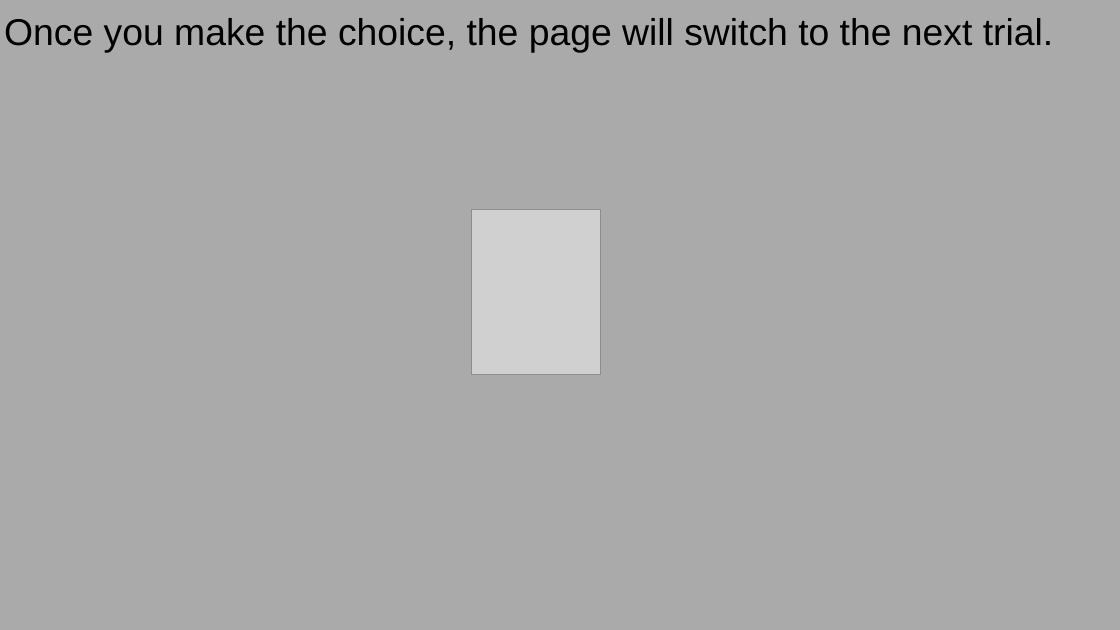
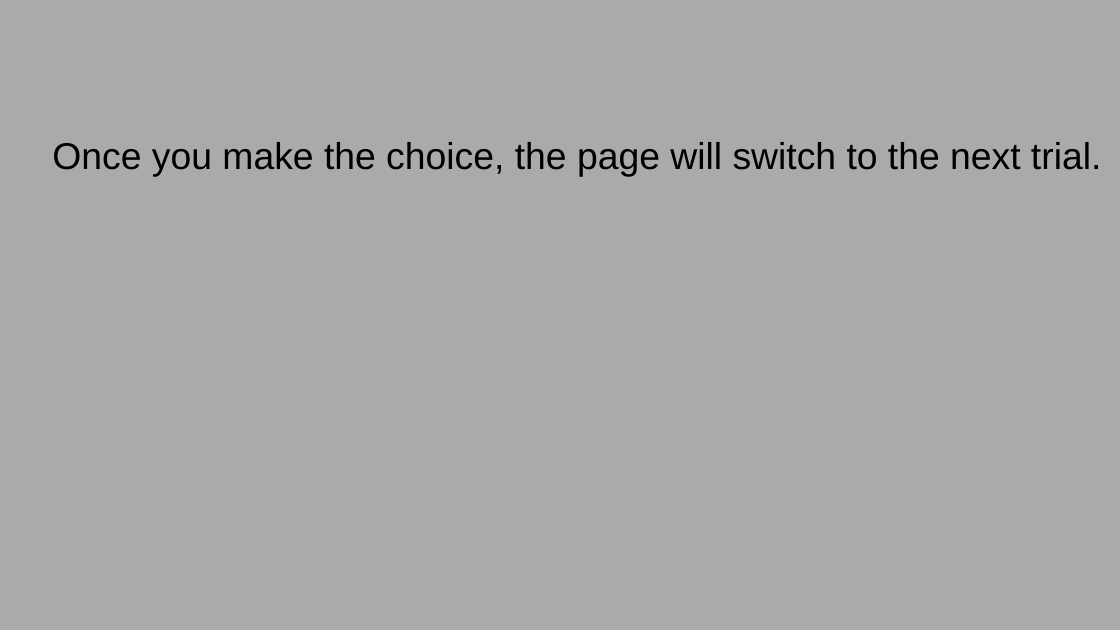
Before and after one commit to GoldenbergLab/task-sequential-faces-emotion-estimation, a slide deck: slide 6 of img/ins/instructions1.4.19.pptx (slide 5 before the commit). Drawn at 1120x630 pixels with LibreOffice and Linux fonts; fonts in the diff are those of the drawing; grey boxes stand for pictures. Boxes give left, top, right and bottom in pixels: in the first picture for what was removed or moved away, otherwise in the second. Text is boxed around its words. In the diff, an @@ line names an element or a change of style, - is before the commit and + after.

```diff
--- a/img/ins/instructions1.4.19.pptx
+++ b/img/ins/instructions1.4.19.pptx
@@ title "Once you make the choice, ...": place and size @@
-title "Once you make the choice, ..." at [4, 18, 1053, 53]
+title "Once you make the choice, ..." at [52, 142, 1101, 177]
@@ picture removed at [472, 210, 600, 374] @@
```
Also in this commit, not shown: 6 other slides changed, 1 slide added, 12 other files.
